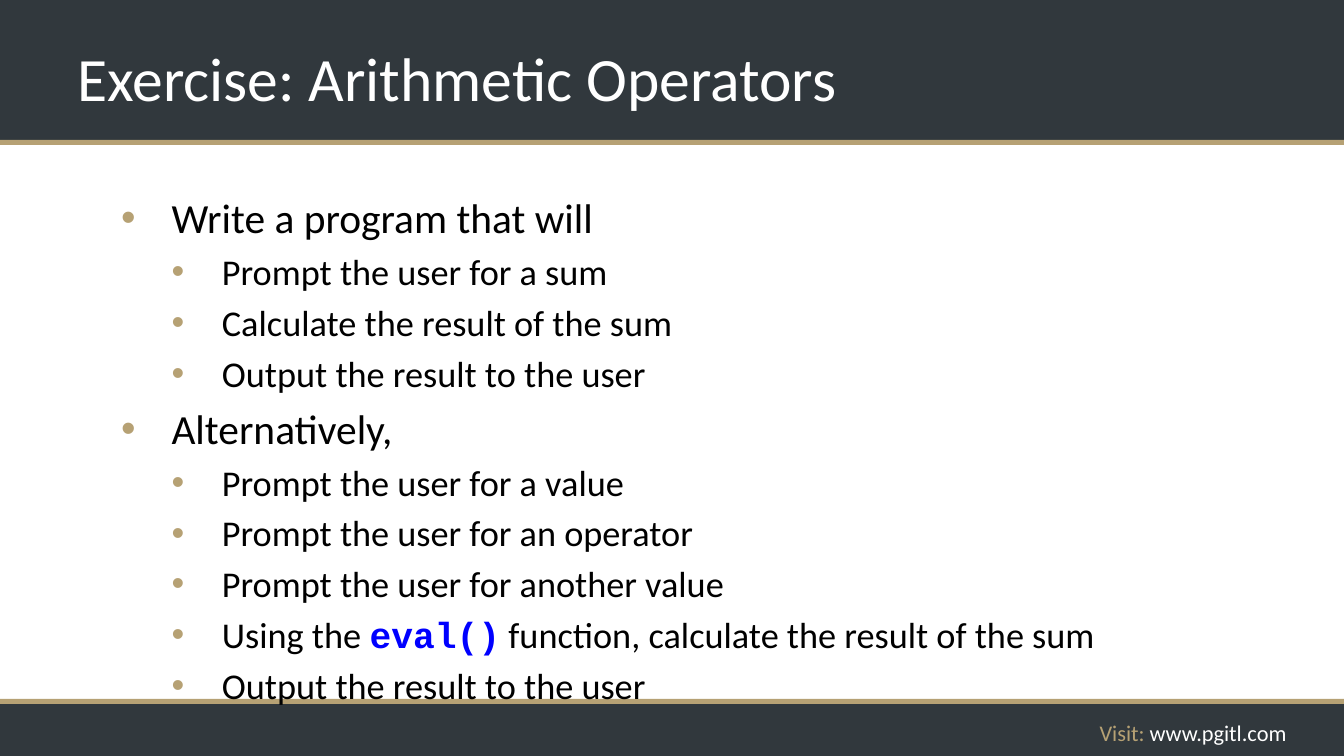
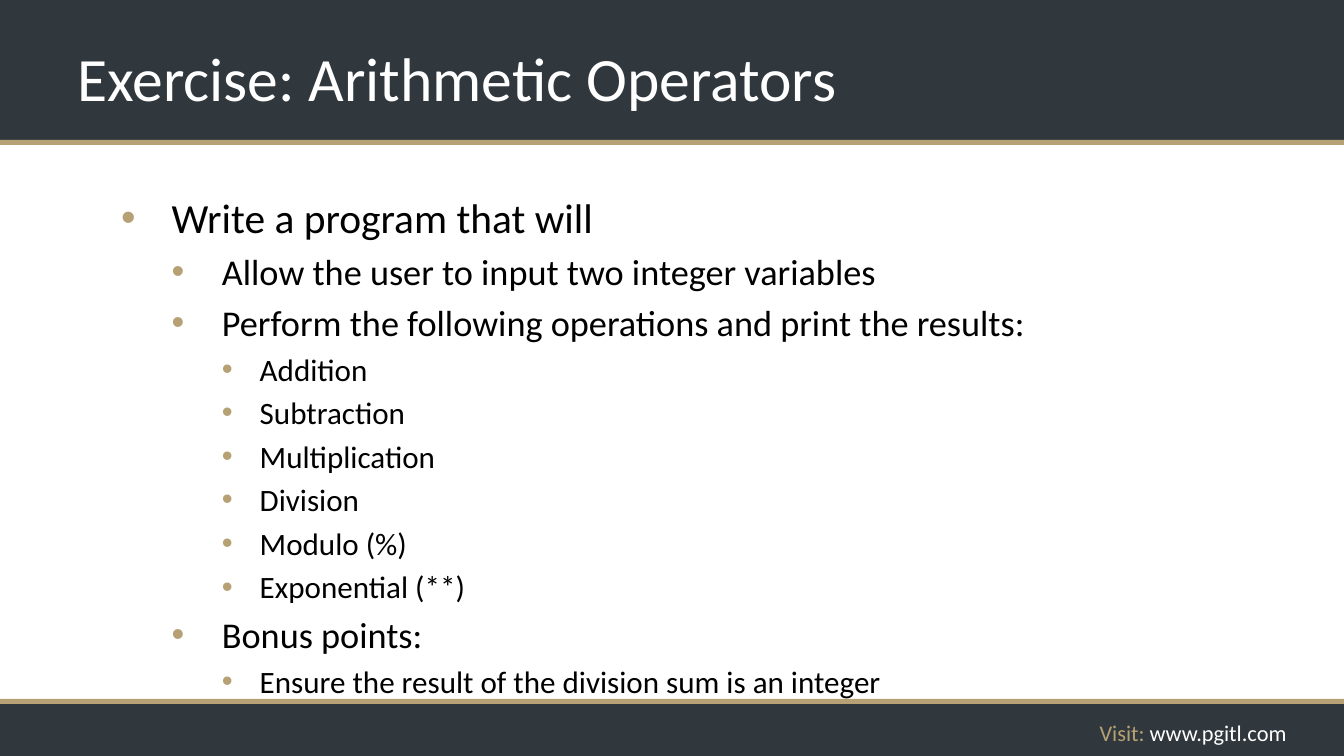
Before and after one commit to rikkouri/project-a, a slide deck: slide 83 of Programming Foundations.pptx. Drawn at 1344x756 pixels with LibreOffice and Linux fonts; fonts in the diff are those of the drawing; background and template pictures are left out. Boxes give left, top, right and bottom in pixels: in the first picture for what was removed or moved away, otherwise in the second. Text is boxed around its words. In the diff, an @@ line names an element or a change of style, - is before the commit and + after.

```diff
--- a/Programming Foundations.pptx
+++ b/Programming Foundations.pptx
@@ text at box(222, 259, 1025, 701): text changed; size 25.9 to 22.2 pt @@
-  • Prompt the user for a sum
-  • Calculate the result of the sum
-  • Output the result to the user
-• Alternatively,
-  • Prompt the user for a value
-  • Prompt the user for an operator
-  • Prompt the user for another value
-  • Using the eval() function, calculate the result of the sum
-  • Output the result to the user
+  • Allow the user to input two integer variables
+  • Perform the following operations and print the results:
+    • Addition
+    • Subtraction
+    • Multiplication
+    • Division
+    • Modulo (%)
+    • Exponential (**)
+  • Bonus points:
+    • Ensure the result of the division sum is an integer
```
Also in this commit, not shown: 5 other slides changed, 1 slide added, 1 slide removed.
